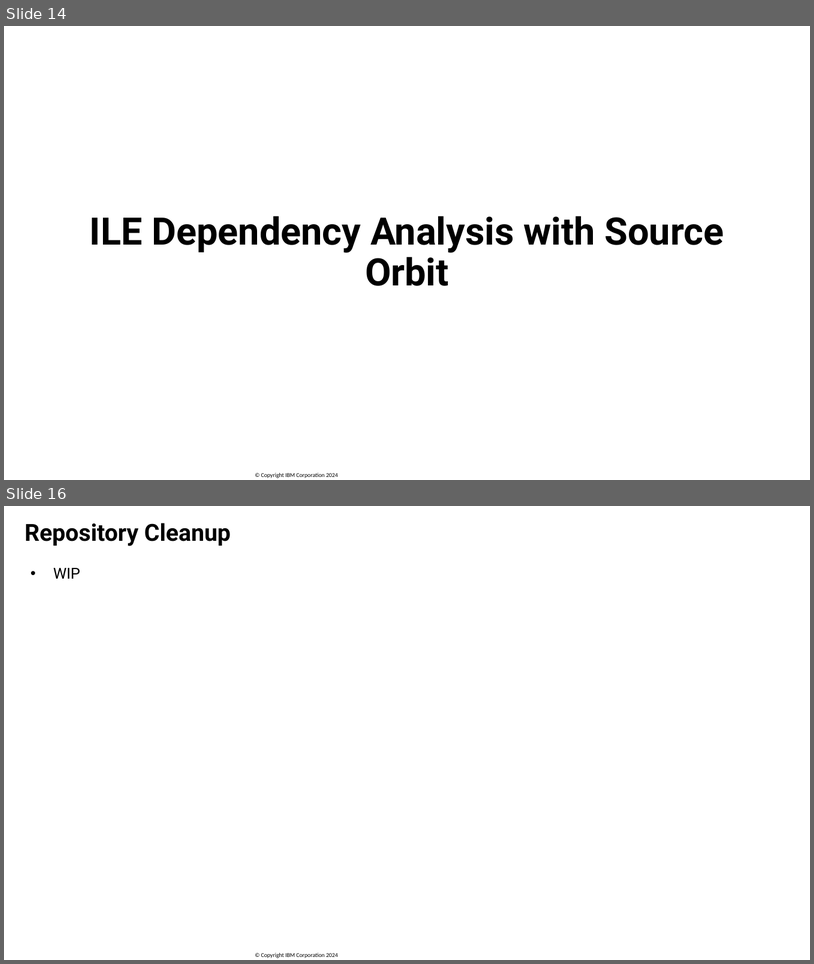
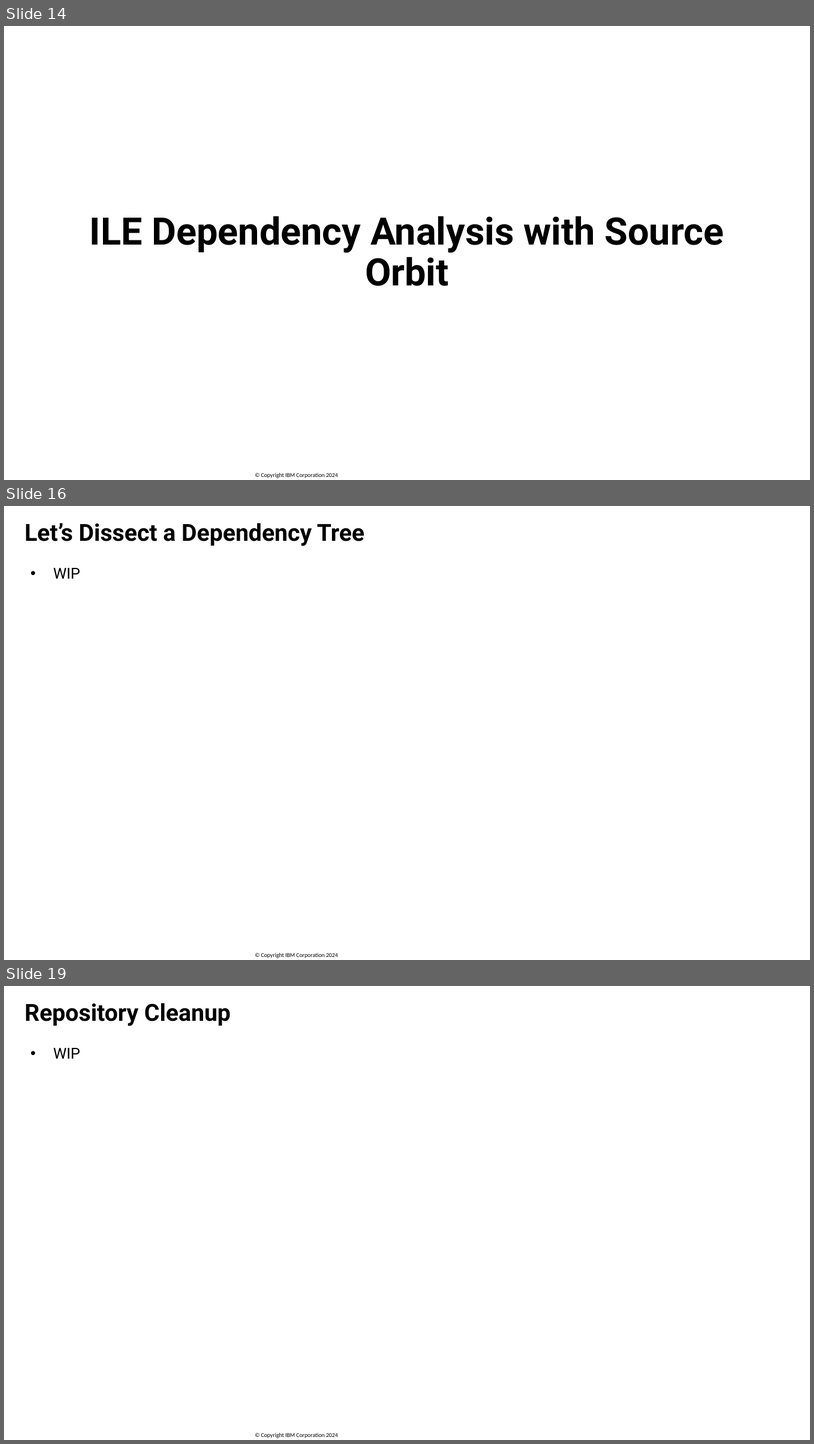
Before and after one commit to SanjulaGanepola/ibmi-talks, a slide deck: Automating Builds in Git on IBM i/Automating-Builds-in-Git-on-IBM-i.pptx. Shown one above the other, each under a label of ours: slides 14 and 16 before the commit, slides 14, 16 and 19 after it; the slides between them are not shown. The pictures are 814x964 and 814x1444 pixels, drawn with LibreOffice and Linux fonts; fonts in the diff are those of the drawing; background and template pictures are left out. Boxes give left, top, right and bottom in pixels: in the first picture for what was removed or moved away, otherwise in the second. Text is boxed around its words. In the diff, an @@ line names an element or a change of style, - is before the commit and + after.

```diff
--- a/Automating Builds in Git on IBM i/Automating-Builds-in-Git-on-IBM-i.pptx
+++ b/Automating Builds in Git on IBM i/Automating-Builds-in-Git-on-IBM-i.pptx
@@ slide 16 added at <box>4,506,810,960</box>, background #FFFFFF; not listed: 1 template element that a slide beside it also shows @@
@@ title added at <box>24,523,365,546</box>, 28 pt, text #000000, bold @@
+Let’s Dissect a Dependency Tree
@@ text added at <box>53,568,80,579</box>, 18 pt, text #000000 @@
+• WIP
@@ what was slide 16 is now slide 19 @@
```
Also in this commit, not shown: 3 slides changed, 4 other slides added, 1 slide removed, 1 other file.
